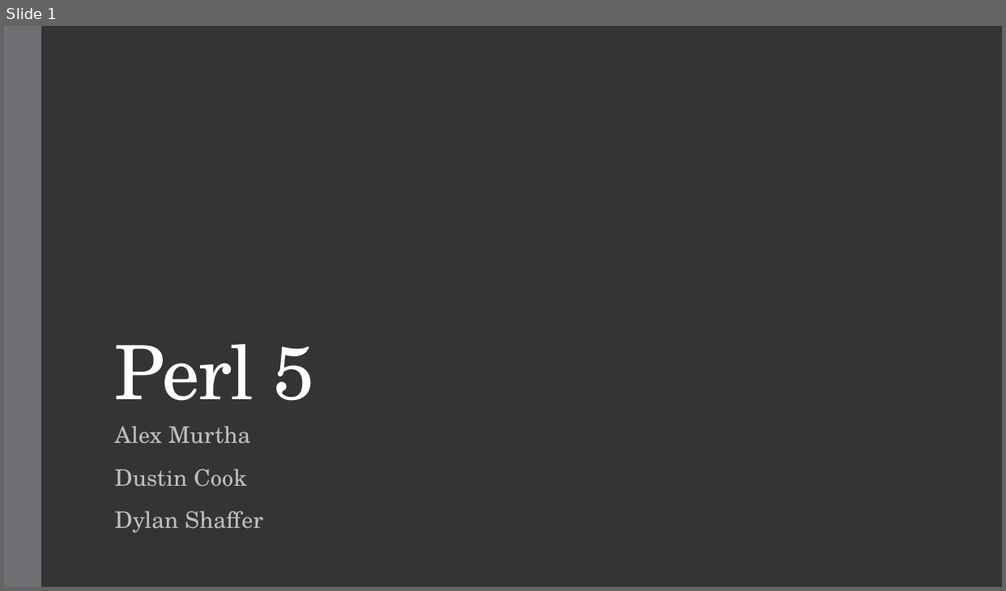
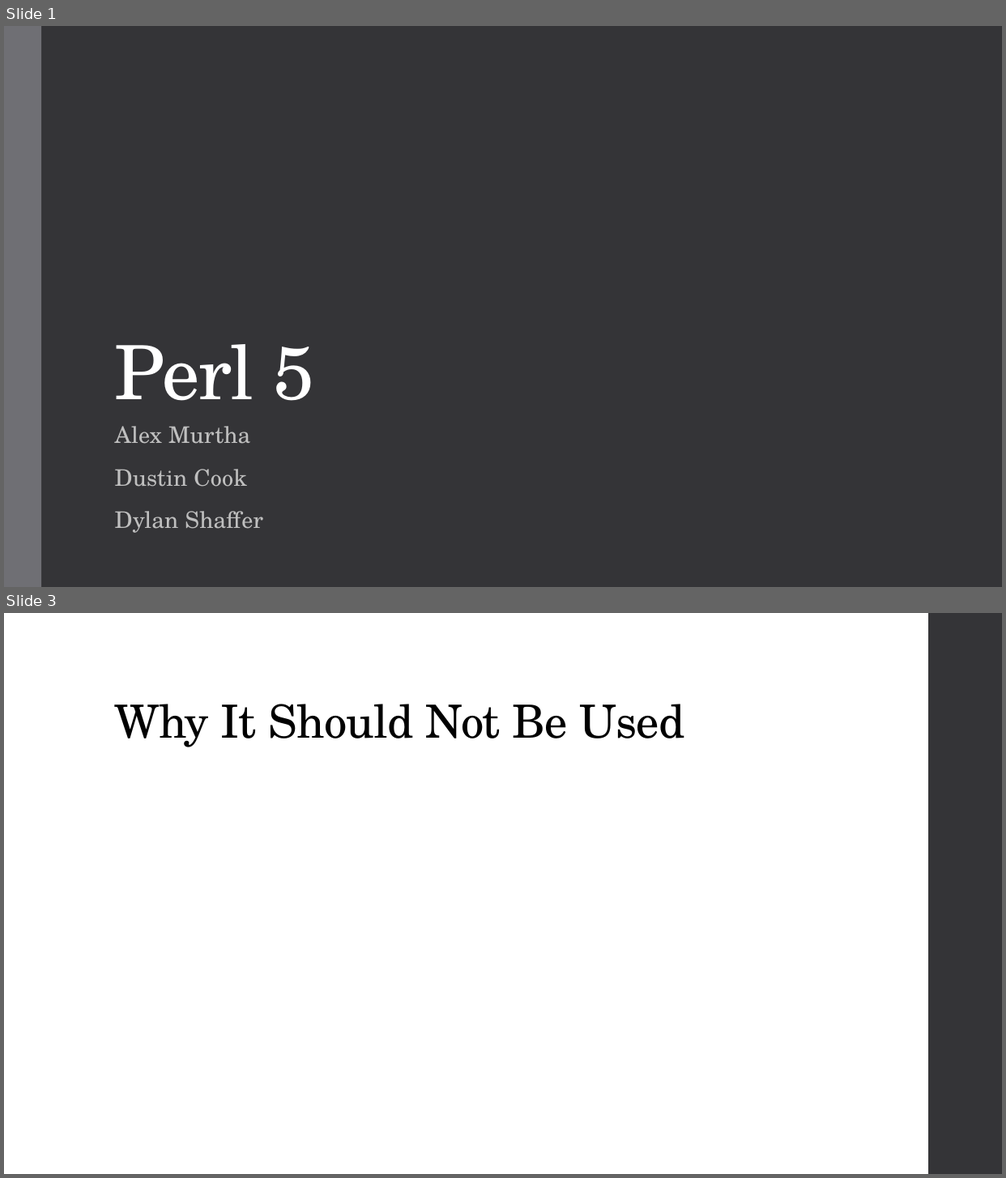
Before and after one commit to dustinc555/csc416-Project, a slide deck: Pitch materials/Pitch.pptx. Shown one above the other, each under a label of ours: slide 1 before the commit, slides 1 and 3 after it; the slides between them are not shown. The pictures are 1006x591 and 1006x1178 pixels, drawn with LibreOffice and Linux fonts; fonts in the diff are those of the drawing. Boxes give left, top, right and bottom in pixels: in the first picture for what was removed or moved away, otherwise in the second. Text is boxed around its words. In the diff, an @@ line names an element or a change of style, - is before the commit and + after.

```diff
--- a/Pitch materials/Pitch.pptx
+++ b/Pitch materials/Pitch.pptx
@@ slide 3 added at (4, 613, 1002, 1174), background #FFFFFF @@
@@ rectangle added at (928, 613, 1002, 1174), fill #353537 @@
@@ title added at (115, 704, 685, 747), 44 pt, text #000000 @@
+Why It Should Not Be Used
```
Also in this commit, not shown: 7 other slides added.
